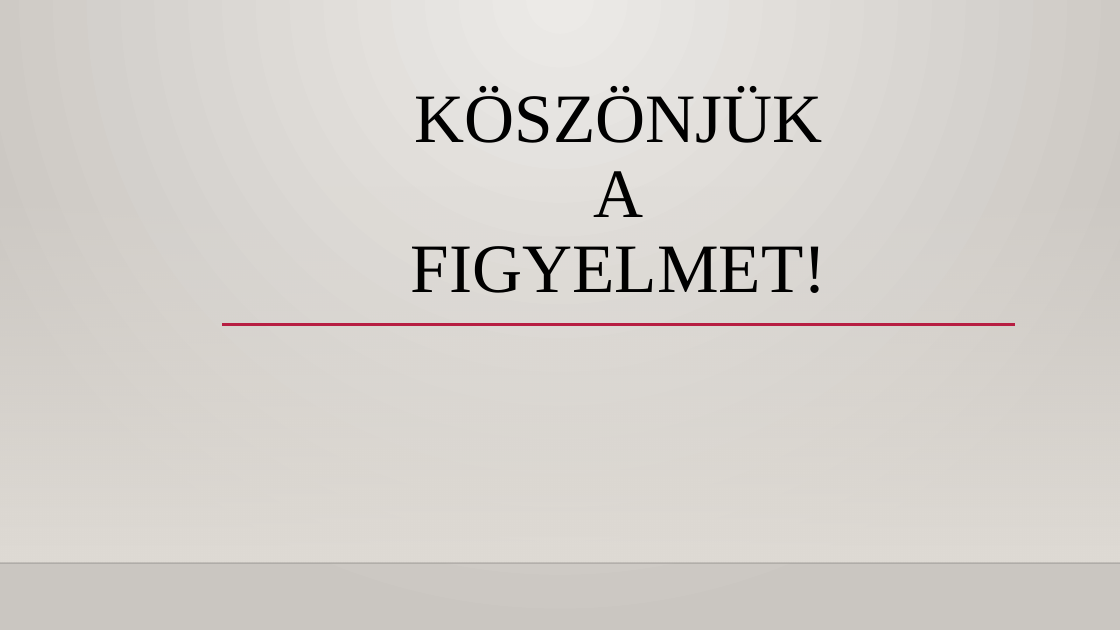
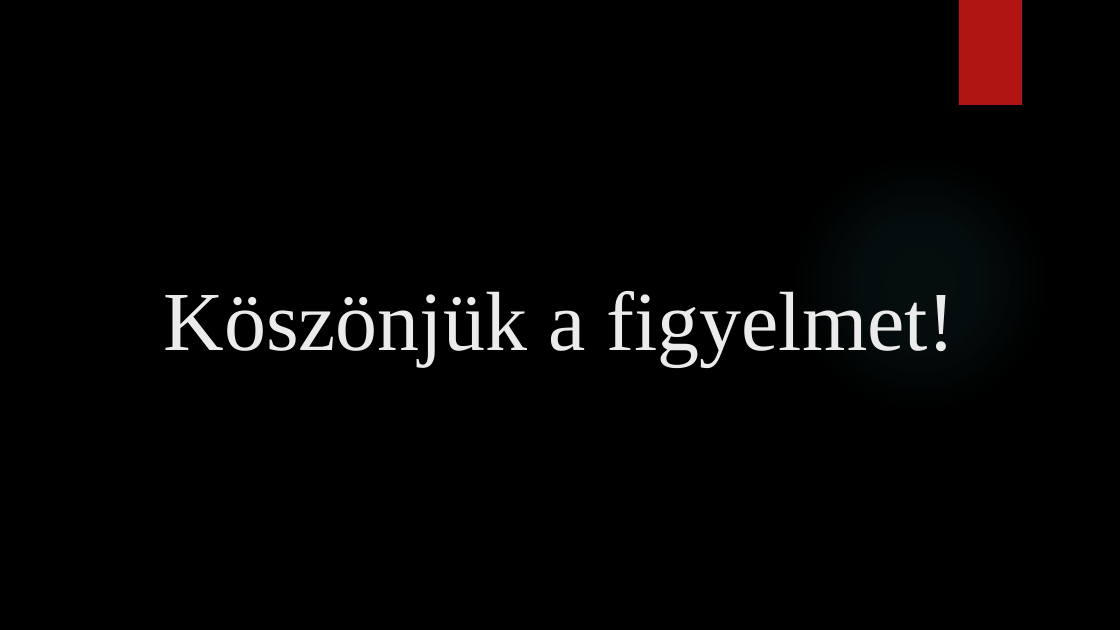
Before and after one commit to magyar-matyas/Jav-t-_projekt, a slide deck: slide 10 of Javító-Projekt.pptx. Drawn at 1120x630 pixels with LibreOffice and Linux fonts; fonts in the diff are those of the drawing; background and template pictures are left out. Boxes give left, top, right and bottom in pixels: in the first picture for what was removed or moved away, otherwise in the second. Text is boxed around its words. In the diff, an @@ line names an element or a change of style, - is before the commit and + after.

```diff
--- a/Javító-Projekt.pptx
+++ b/Javító-Projekt.pptx
@@ background gradient #ECEAE7 to #CAC7C1 to picture (left out) @@
@@ rectangle added at <box>959,0,1022,105</box>, fill #B01513 @@
@@ ellipse added at <box>791,154,1049,413</box>, fill gradient #50B9C1 @@
@@ rectangle removed at <box>0,186,1120,563</box> @@
@@ title at <box>163,291,955,366</box>: text changed; size 59.4 to 72 pt; text colour #000000 to #EBEBEB @@
-KÖSZÖNJÜK
-A
-FIGYELMET!
+Köszönjük a figyelmet!
@@ line removed from (222, 324) to (1016, 324) @@
@@ line removed from (0, 563) to (1120, 563) @@
```
Also in this commit, not shown: 9 other slides changed, 1 slide added, 1 slide removed.
